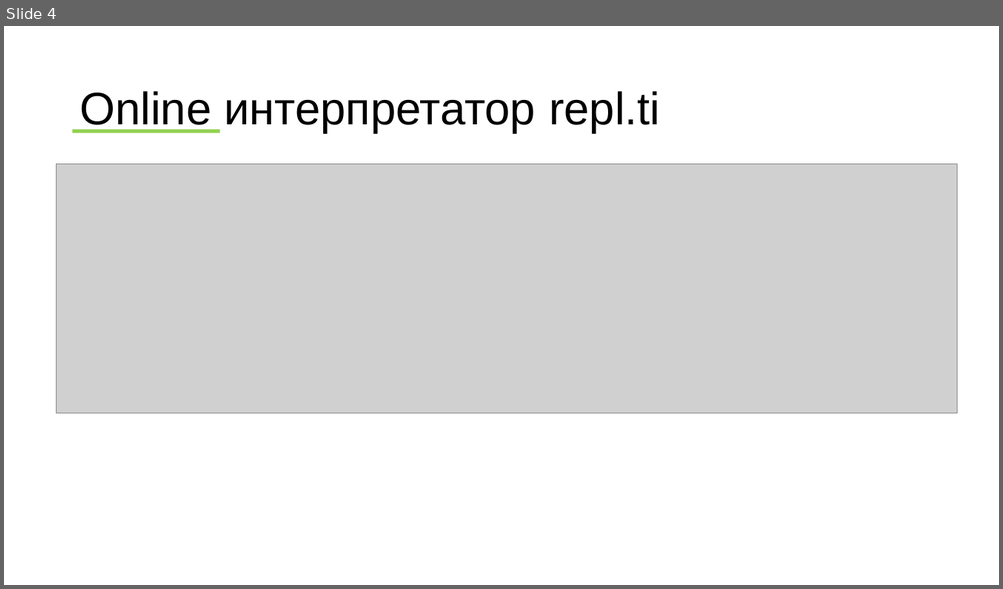
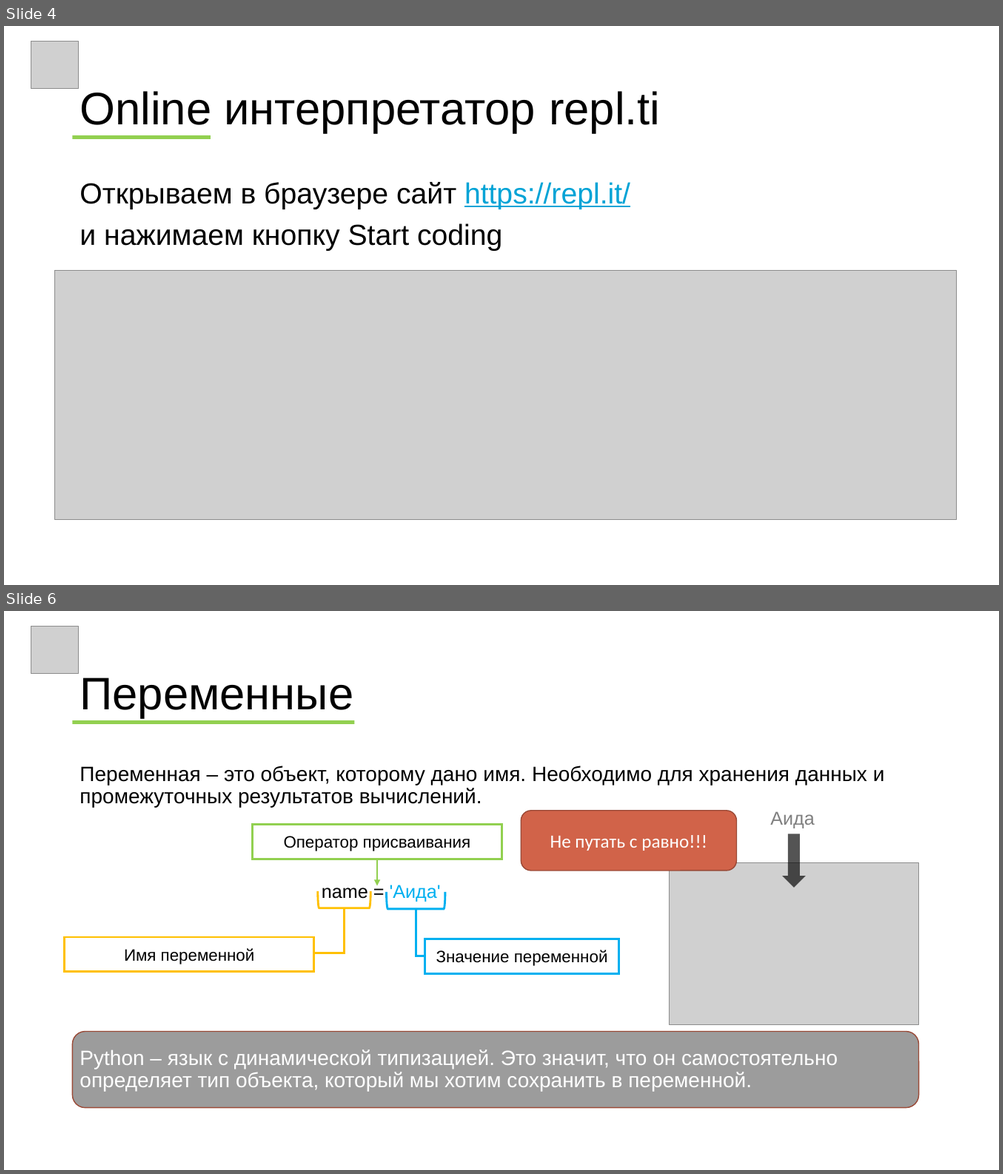
Before and after one commit to wolf24ru/python_learning, a slide deck: prezintation_1.pptx. Shown one above the other, each under a label of ours: slide 4 before the commit, slides 4 and 6 after it; the slides between them are not shown. The pictures are 1003x589 and 1003x1174 pixels, drawn with LibreOffice and Linux fonts; fonts in the diff are those of the drawing; grey boxes stand for pictures. Boxes give left, top, right and bottom in pixels: in the first picture for what was removed or moved away, otherwise in the second. Text is boxed around its words. In the diff, an @@ line names an element or a change of style, - is before the commit and + after.

```diff
--- a/prezintation_1.pptx
+++ b/prezintation_1.pptx
@@ slide 6 added at [4, 611, 999, 1170], background #FFFFFF @@
@@ picture added at [31, 627, 79, 674] @@
@@ title added at [79, 678, 353, 718], 44 pt, text #000000 @@
+Переменные
@@ rectangle added at [73, 721, 355, 724], fill #92D050 @@
@@ text added at [79, 766, 885, 1092], 20 pt, text #FFFFFF @@
+Переменная – это объект, которому дано имя. Необходимо для хранения данных и промежуточных результатов вычислений.
+Python – язык с динамической типизацией. Это значит, что он самостоятельно определяет тип объекта, который мы хотим сохранить в переменной.
@@ rectangle added at [253, 824, 503, 859], outline #92D050 2 pt, 16 pt, text #000000 @@
+Оператор присваивания
@@ rounded rectangle added at [521, 811, 737, 871], fill #D16349, outline #9B4936 1 pt, 18 pt, text #FFFFFF @@
+Не путать с равно!!!
@@ text added at [770, 812, 814, 829], 18 pt, text #808080 @@
+Аида
@@ down arrow added at [782, 834, 805, 888], fill #000000 at 67% opacity @@
@@ arrow added from (377, 860) to (377, 886), #92D050 2 pt @@
@@ picture added at [669, 863, 919, 1025] @@
@@ left bracket added at [317, 891, 370, 908], outline #FFC000 2 pt @@
@@ text added at [321, 885, 441, 902], 18 pt, text #00B0F0 @@
+name = 'Аида'
@@ left bracket added at [386, 892, 445, 909], outline #00B0F0 2 pt @@
@@ elbow line added from (314, 955) to (344, 908), #FFC000 2 pt @@
@@ elbow line added from (425, 957) to (416, 909), #00B0F0 2 pt @@
@@ rectangle added at [65, 938, 314, 972], outline #FFC000 2 pt, 16 pt, text #000000 @@
+Имя переменной
@@ rectangle added at [425, 940, 619, 974], outline #00B0F0 2 pt, 16 pt, text #000000 @@
+Значение переменной
@@ rounded rectangle added at [73, 1032, 919, 1108], fill #000000 at 39% opacity, outline #9B4936 1 pt @@
@@ slide 4 changed as well @@
@@ picture added at [31, 42, 79, 89] @@
@@ rectangle: place and size @@
-rectangle at [73, 130, 220, 133]
+rectangle at [73, 136, 210, 139]
@@ text added at [79, 182, 630, 251], 28 pt, text #000000 @@
+Открываем в браузере сайт https://repl.it/
+и нажимаем кнопку Start coding
@@ picture: place and size @@
-picture at [57, 164, 958, 413]
+picture at [55, 271, 956, 520]
```
Also in this commit, not shown: 3 other slides changed, 4 other slides added.
